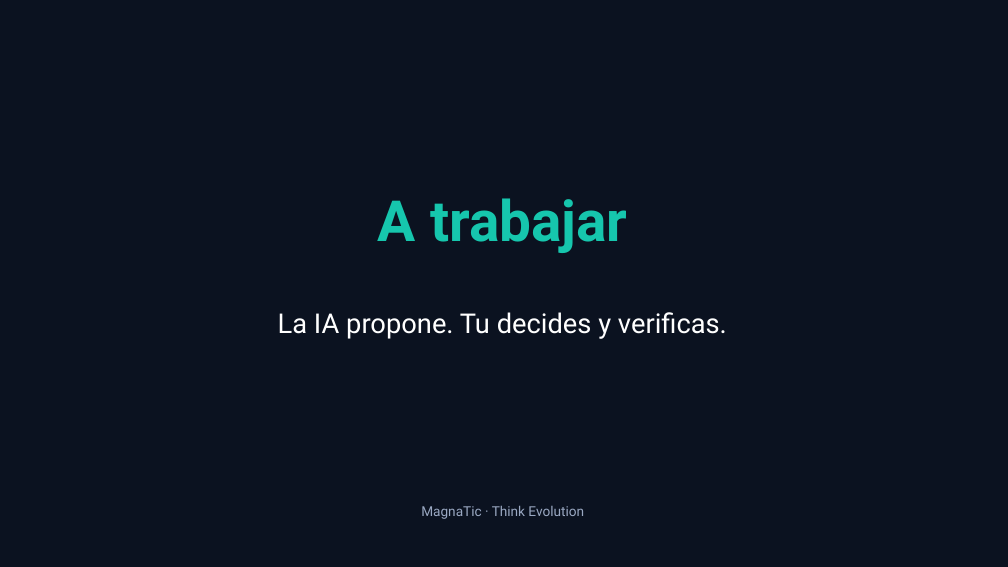
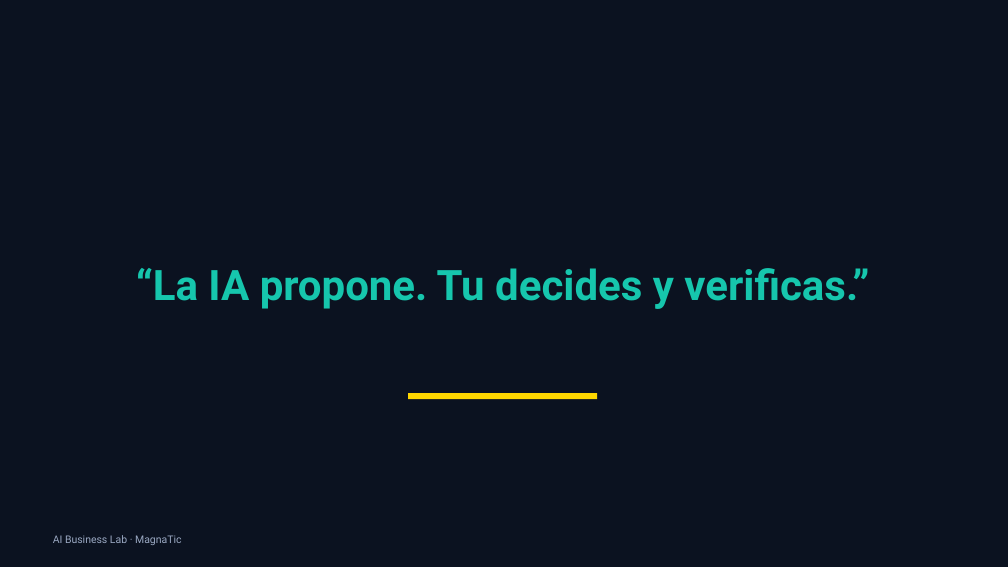
Before and after one commit to xander0408/CURSOS, a slide deck: slide 12 of AI-Business-Lab-Presentacion.pptx (slide 16 before the commit). Drawn at 1008x567 pixels with LibreOffice and Linux fonts; fonts in the diff are those of the drawing. Boxes give left, top, right and bottom in pixels: in the first picture for what was removed or moved away, otherwise in the second. Text is boxed around its words. In the diff, an @@ line names an element or a change of style, - is before the commit and + after.

```diff
--- a/AI-Business-Lab-Presentacion.pptx
+++ b/AI-Business-Lab-Presentacion.pptx
@@ text "“La IA propone. Tu decides ..." at (136,268,869,309): vertical alignment top to middle @@
@@ text removed at (378,198,627,253) @@
-A trabajar
@@ text at (136,268,869,309): text changed; size 26 to 40 pt; text colour #FFFFFF to #16C6AD; bold on @@
-La IA propone. Tu decides y verificas.
+“La IA propone. Tu decides y verificas.”
@@ rectangle added at (408,393,597,399), fill #FFD700 @@
@@ text at (53,535,181,545): text changed; size 13 to 10 pt @@
-MagnaTic · Think Evolution
+AI Business Lab · MagnaTic
```
Also in this commit, not shown: 5 other slides changed, 25 slides added, 10 slides removed, 8 other files.
